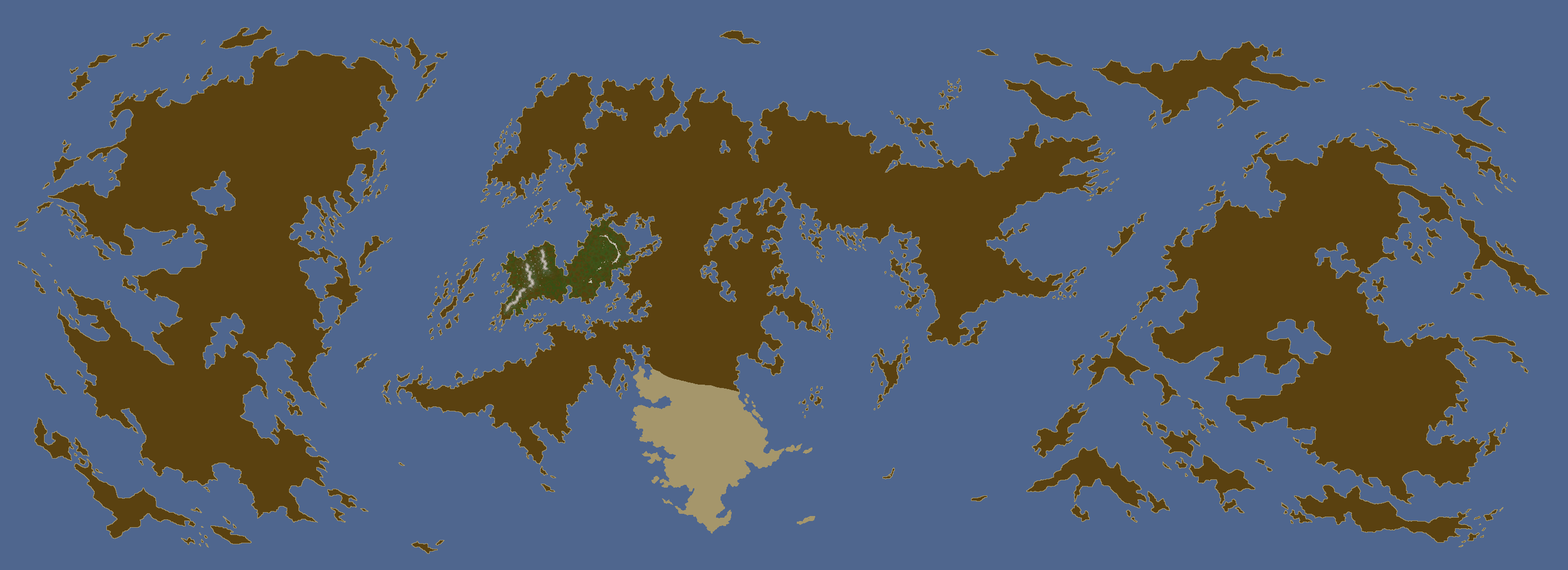
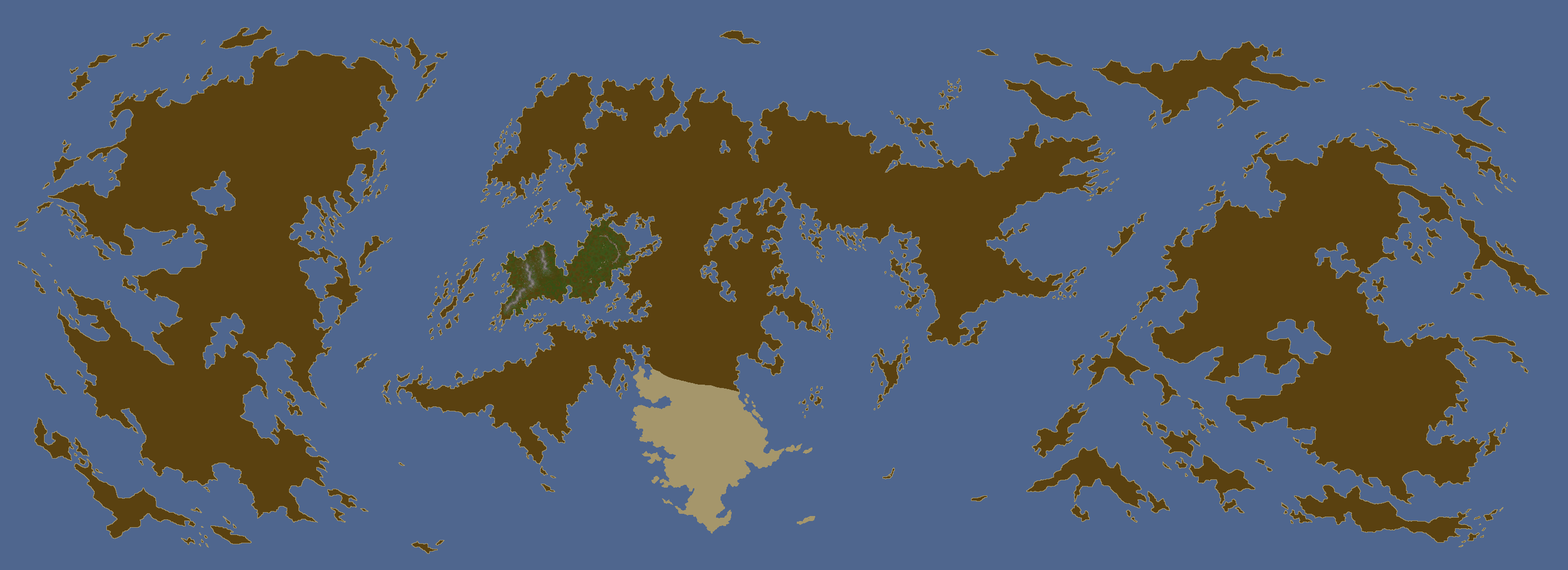
Layered file, before and after one edit (1568 × 570). Changes by layer:
painted on "Layer #1" over [503, 234, 621, 315]
